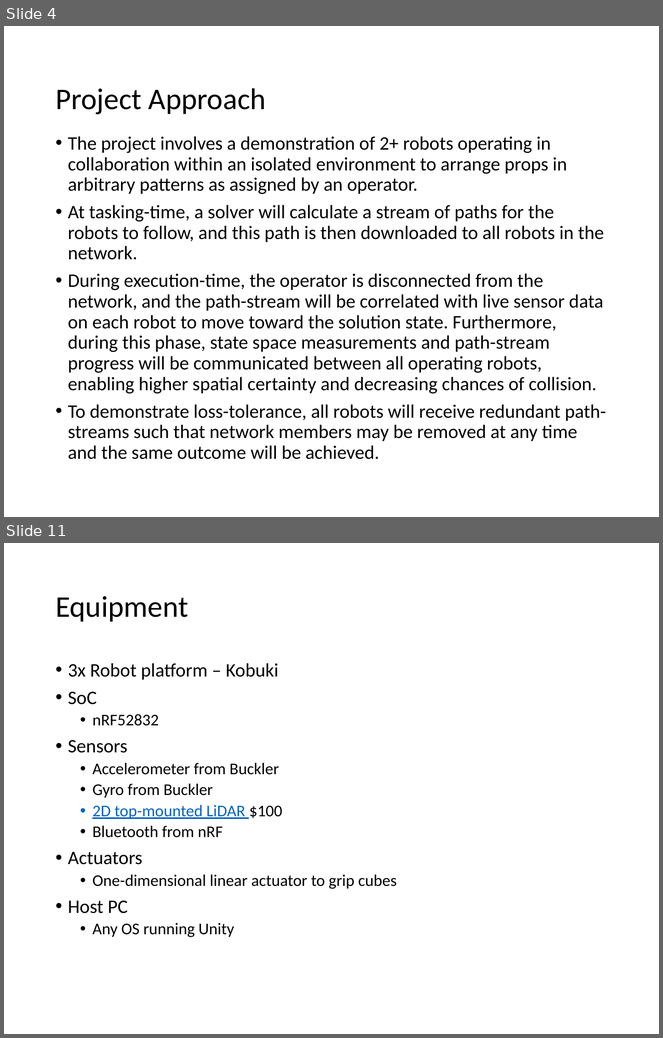
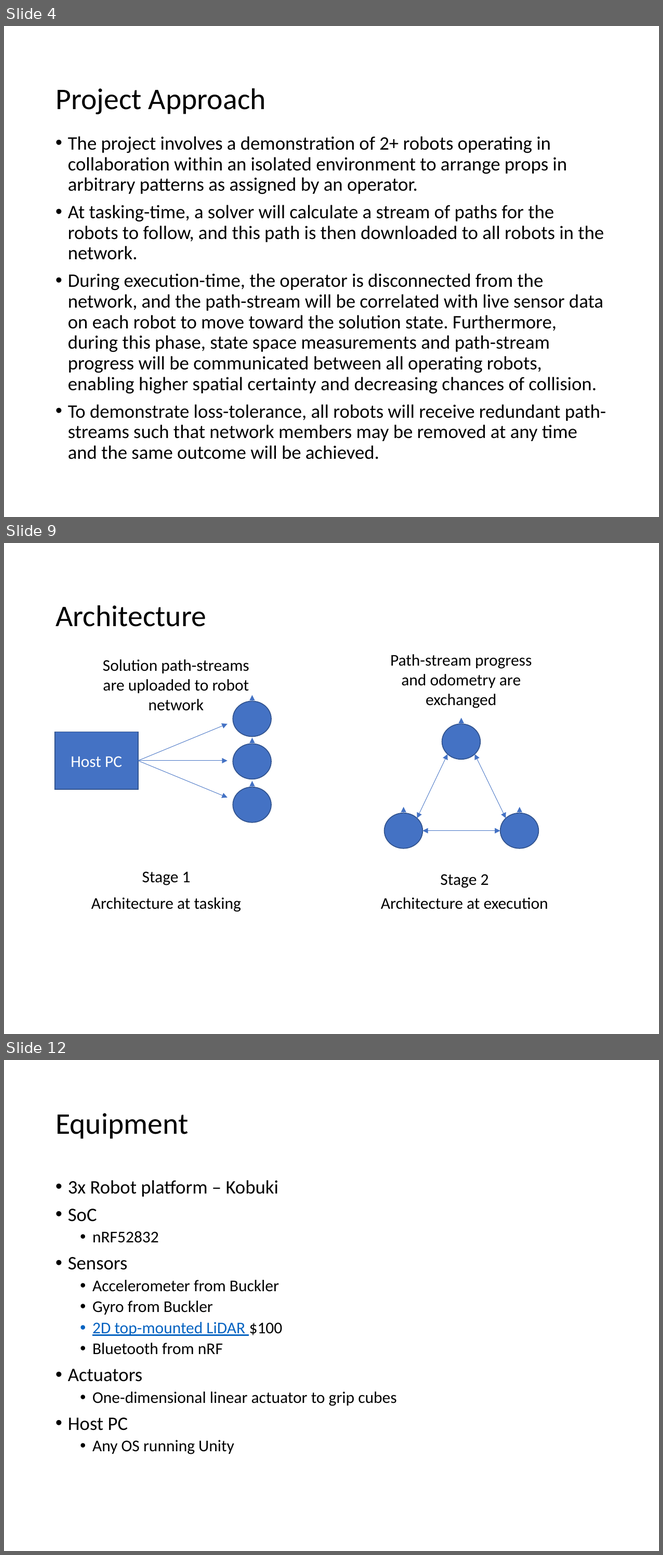
Before and after one commit to gestalt-arch/gestalt-arch, a slide deck: docs/project-spec.pptm. Shown one above the other, each under a label of ours: slides 4 and 11 before the commit, slides 4, 9 and 12 after it; the slides between them are not shown. The pictures are 663x1038 and 663x1555 pixels, drawn with LibreOffice and Linux fonts; fonts in the diff are those of the drawing. Boxes give left, top, right and bottom in pixels: in the first picture for what was removed or moved away, otherwise in the second. Text is boxed around its words. In the diff, an @@ line names an element or a change of style, - is before the commit and + after.

```diff
--- a/docs/project-spec.pptm
+++ b/docs/project-spec.pptm
@@ slide 9 added at box(4, 543, 659, 1034), background #FFFFFF @@
@@ title added at box(55, 605, 206, 627), 33 pt, text #000000 @@
+Architecture
@@ text added at box(103, 659, 249, 711), 18 pt, text #000000 @@
+Solution path-streams are uploaded to robot network
@@ text added at box(390, 654, 532, 708), 18 pt, text #000000 @@
+Path-stream progress and odometry are exchanged
@@ arrow added from (253, 707) to (253, 695), #4472C4 0.5 pt @@
@@ ellipse added at box(233, 702, 271, 737), fill #4472C4, outline #325491 1 pt @@
@@ arrow added from (138, 760) to (228, 724), #4472C4 0.5 pt @@
@@ ellipse added at box(442, 724, 480, 759), fill #4472C4, outline #325491 1 pt @@
@@ arrow added from (461, 730) to (461, 718), #4472C4 0.5 pt @@
@@ rectangle added at box(55, 732, 138, 789), fill #4472C4, outline #325491 1 pt, 18 pt, text #FFFFFF @@
+Host PC
@@ ellipse added at box(233, 744, 271, 780), fill #4472C4, outline #325491 1 pt @@
@@ arrow added from (253, 750) to (253, 737), #4472C4 0.5 pt @@
@@ arrow added from (138, 760) to (228, 760), #4472C4 0.5 pt @@
@@ arrow added from (138, 760) to (228, 798), #4472C4 0.5 pt @@
@@ double arrow added from (448, 754) to (417, 818), #4472C4 0.5 pt @@
@@ double arrow added from (506, 818) to (475, 754), #4472C4 0.5 pt @@
@@ ellipse added at box(233, 787, 271, 823), fill #4472C4, outline #325491 1 pt @@
@@ arrow added from (253, 793) to (253, 781), #4472C4 0.5 pt @@
@@ arrow added from (404, 820) to (404, 807), #4472C4 0.5 pt @@
@@ arrow added from (520, 820) to (520, 807), #4472C4 0.5 pt @@
@@ ellipse added at box(385, 813, 423, 848), fill #4472C4, outline #325491 1 pt @@
@@ ellipse added at box(501, 813, 539, 848), fill #4472C4, outline #325491 1 pt @@
@@ double arrow added from (501, 831) to (423, 831), #4472C4 0.5 pt @@
@@ text added at box(142, 872, 191, 886), 18 pt, text #000000 @@
+Stage 1
@@ text added at box(440, 874, 489, 888), 18 pt, text #000000 @@
+Stage 2
@@ text added at box(91, 898, 241, 912), 18 pt, text #000000 @@
+Architecture at tasking
@@ text added at box(381, 898, 548, 910), 18 pt, text #000000 @@
+Architecture at execution
@@ what was slide 11 is now slide 12 @@
```
Also in this commit, not shown: 6 slides changed, 1 other file.
